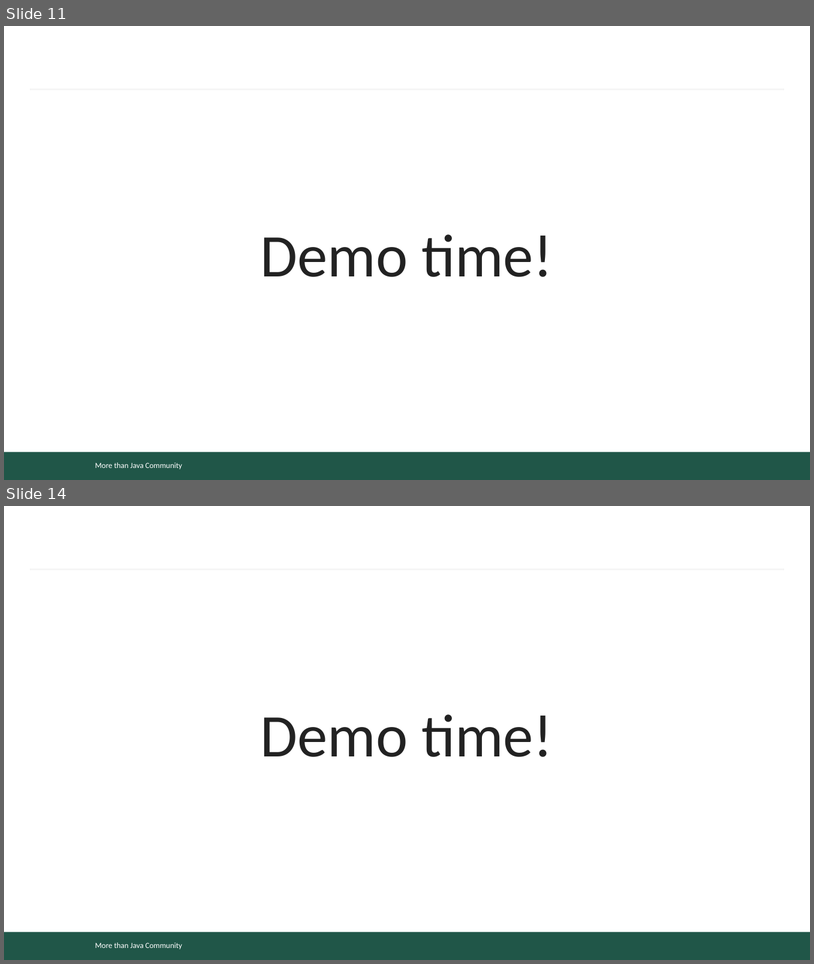
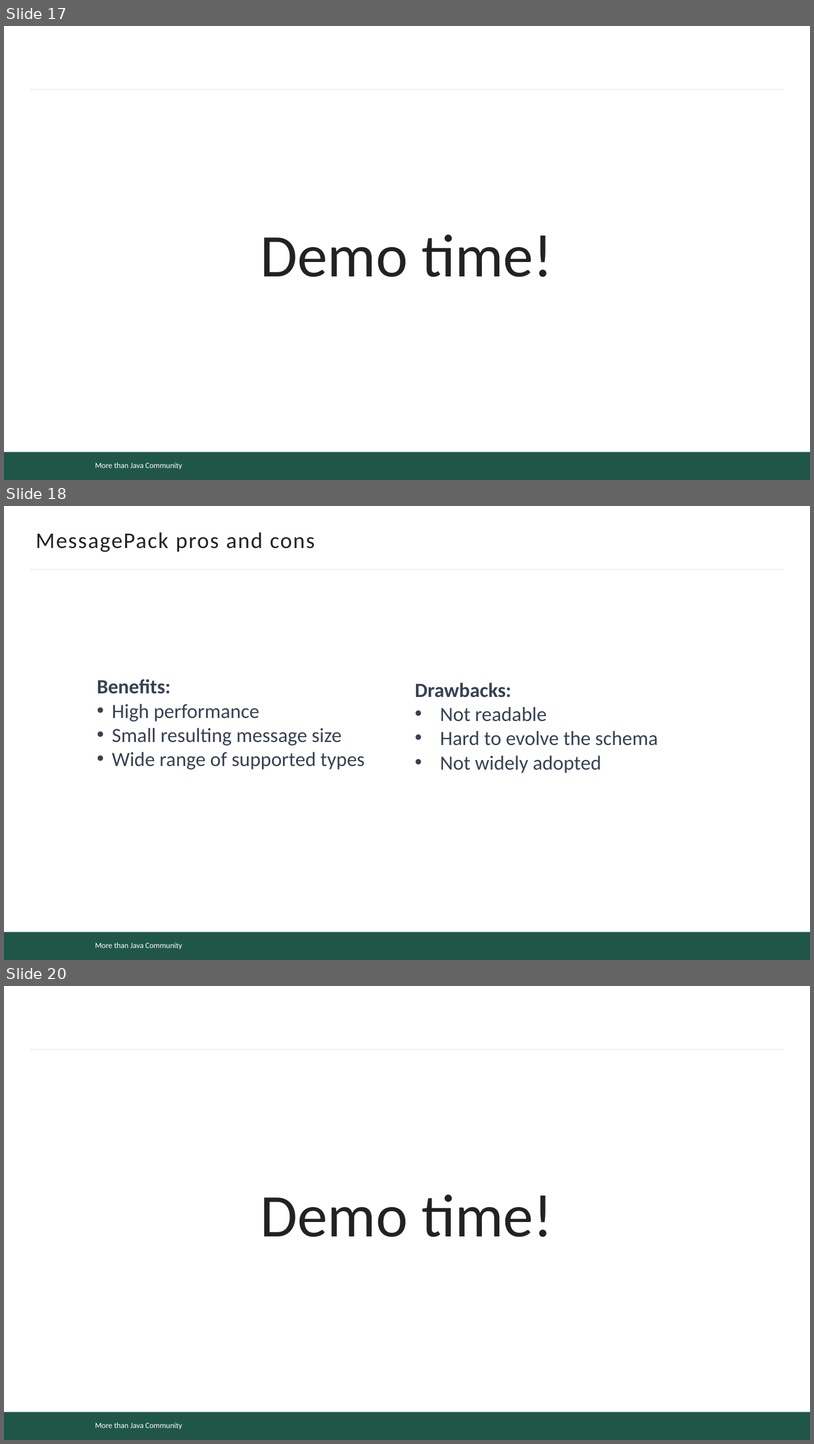
Before and after one commit to mjc-school/MJC-School, a slide deck: stage #4/light-talks/serialization/serialization.pptx. Shown one above the other, each under a label of ours: slides 11 and 14 before the commit, slides 17, 18 and 20 after it; the slides between them are not shown. The pictures are 814x964 and 814x1444 pixels, drawn with LibreOffice and Linux fonts; fonts in the diff are those of the drawing; background and template pictures are left out. Boxes give left, top, right and bottom in pixels: in the first picture for what was removed or moved away, otherwise in the second. Text is boxed around its words. In the diff, an @@ line names an element or a change of style, - is before the commit and + after.

```diff
--- a/stage #4/light-talks/serialization/serialization.pptx
+++ b/stage #4/light-talks/serialization/serialization.pptx
@@ slide 18 added at (x1=4, y1=506, x2=810, y2=960), background #FFFFFF; not listed: 3 template elements that a slide beside it also shows @@
@@ title added at (x1=36, y1=532, x2=315, y2=552), 20 pt, text #222222 @@
+MessagePack pros and cons
@@ text added at (x1=97, y1=679, x2=365, y2=769), 18 pt, text #374151 @@
+Benefits:
+• High performance
+• Small resulting message size
+• Wide range of supported types
@@ text added at (x1=415, y1=682, x2=659, y2=773), 18 pt, text #374151 @@
+Drawbacks:
+• Not readable
+• Hard to evolve the schema
+• Not widely adopted
@@ what was slide 11 is now slide 17 @@
@@ what was slide 14 is now slide 20 @@
```
Also in this commit, not shown: 18 other slides added, 11 slides removed.
